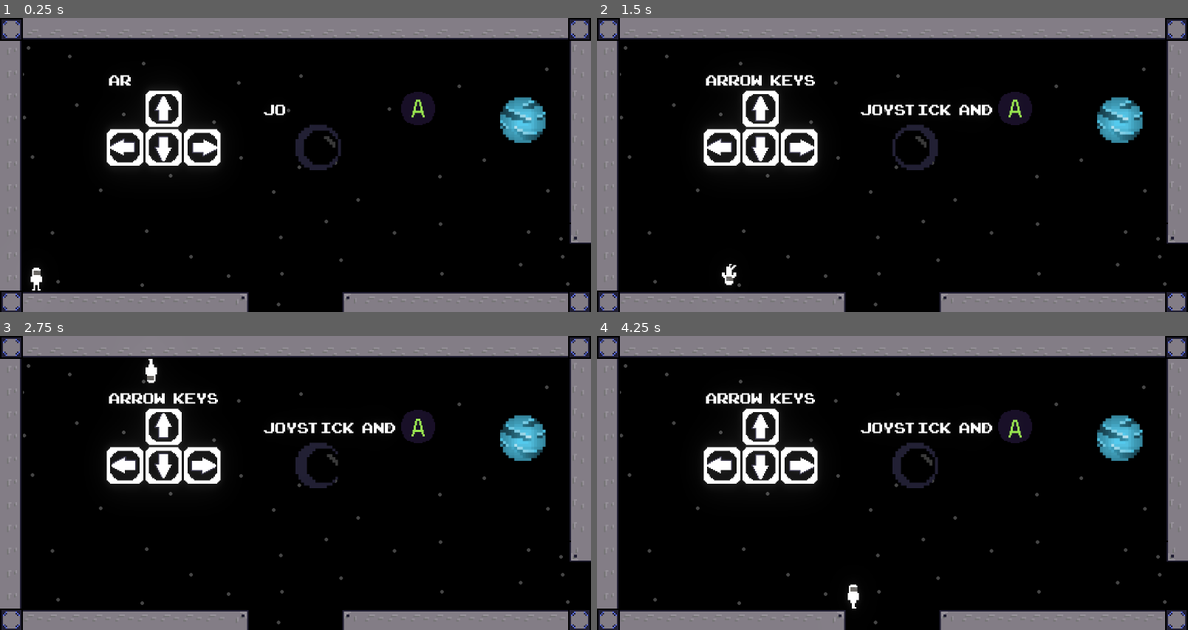
Above: before the commit, frames 1-4 (two rows, left to right).
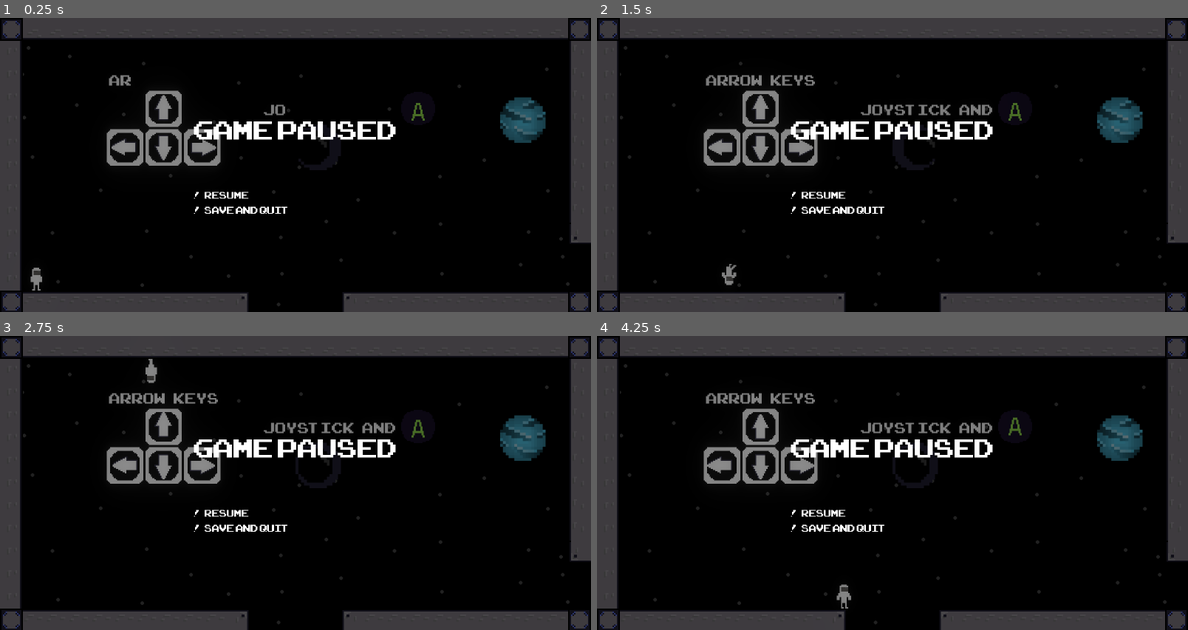
Above: after the commit, the same moments.

Repository: Magoninho/astronaut_game
Game: Godot game, scene res://scenes/level1.tscn
The game is run twice, just before and just after one commit, with the same random seed, the same clock (stepped at 60 frames per second) and the same inputs. This scene is started directly instead of the project's main scene. Sound files missing from this copy of the repository are replaced by a short silence.
Inputs:
- Up to frame 1 (0.25 s): no input
- Up to frame 2 (1.5 s): tap Enter (ui_accept) at 0.5, 0.6, 0.77, 1.07 s; hold Right (ui_right) from 0.53 s (still down); tap Space (invert_gravity) at 1.35 s
- Up to frame 3 (2.75 s): tap Enter (ui_accept) at 1.52, 1.55, 1.82, 2.1 s; release Right (ui_right) at 2.03 s; hold Left (ui_left) from 2.03 s (still down)
- Up to frame 4 (4.25 s): release Left (ui_left) at 2.78 s; hold Right (ui_right) from 2.78 s (still down); tap Space (invert_gravity) at 2.85 s; tap Enter (ui_accept) at 3.02, 3.05, 3.32, 3.6, 3.77, 4.07 s; tap Escape (pause, bound only after the commit) at 4.15 s

The runs differ from the first frame. In frame 1, 24% of the frame differs, in the area x 0-100%, y 0-100%; in frame 2, 24%; in frame 3, 24%; in frame 4, 25%.

Commit message:
menu de pause quase completo

Diff:
--- /dev/null
+++ b/Global.gd
@@ -0,0 +1,6 @@
+extends Node
+
+
+var save_path = "user://save.dat"
+
+var current_level = 1
--- a/project.godot
+++ b/project.godot
@@ -17,8 +17,13 @@
 
 config/name="Another gravity game"
 run/main_scene="res://scenes/menu.tscn"
+config/use_custom_user_dir=true
 boot_splash/bg_color=Color( 0.141176, 0.141176, 0.141176, 1 )
 config/icon="res://icon.png"
+
+[autoload]
+
+Global="*res://Global.gd"
 
 [display]
 
@@ -68,6 +73,17 @@
 "events": [ Object(InputEventJoypadButton,"resource_local_to_scene":false,"resource_name":"","device":0,"button_index":0,"pressure":0.0,"pressed":false,"script":null)
  ]
 }
+save_teste={
+"deadzone": 0.5,
+"events": [ Object(InputEventKey,"resource_local_to_scene":false,"resource_name":"","device":0,"alt":false,"shift":false,"control":false,"meta":false,"command":false,"pressed":false,"scancode":83,"unicode":0,"echo":false,"script":null)
+ ]
+}
+pause={
+"deadzone": 0.5,
+"events": [ Object(InputEventKey,"resource_local_to_scene":false,"resource_name":"","device":0,"alt":false,"shift":false,"control":false,"meta":false,"command":false,"pressed":false,"scancode":16777217,"unicode":0,"echo":false,"script":null)
+, Object(InputEventJoypadButton,"resource_local_to_scene":false,"resource_name":"","device":0,"button_index":11,"pressure":0.0,"pressed":false,"script":null)
+ ]
+}
 
 [rendering]
 
--- /dev/null
+++ b/scenes/Pause.gd
@@ -0,0 +1,7 @@
+extends Control
+
+func _input(event):
+	if Input.is_action_just_pressed("pause"):
+		var pause_state = not get_tree().paused
+		get_tree().paused = pause_state
+		visible = pause_state
--- a/scenes/level1.gd
+++ b/scenes/level1.gd
@@ -2,4 +2,4 @@
 
 
 func _ready():
-	$Control/AnimationPlayer.play("sans")
+	$Controles/AnimationPlayer.play("sans")
--- a/scenes/level1.tscn
+++ b/scenes/level1.tscn
@@ -18,6 +18,7 @@
 [ext_resource path="res://sprites/objects/back.png" type="Texture" id=16]
 [ext_resource path="res://ARCADECLASSIC.TTF" type="DynamicFontData" id=17]
 [ext_resource path="res://scenes/level1.gd" type="Script" id=18]
+[ext_resource path="res://scenes/objetos/Pause.tscn" type="PackedScene" id=19]
 
 [sub_resource type="Environment" id=1]
 background_mode = 4
@@ -51,32 +52,32 @@
 region = Rect2( 240, 0, 60, 85 )
 
 [sub_resource type="AtlasTexture" id=8]
+atlas = ExtResource( 3 )
+region = Rect2( 120, 0, 60, 85 )
+
+[sub_resource type="AtlasTexture" id=9]
+atlas = ExtResource( 3 )
+region = Rect2( 180, 0, 60, 85 )
+
+[sub_resource type="AtlasTexture" id=10]
 atlas = ExtResource( 2 )
 region = Rect2( 0, 0, 60, 85 )
 
-[sub_resource type="AtlasTexture" id=9]
+[sub_resource type="AtlasTexture" id=11]
 atlas = ExtResource( 2 )
 region = Rect2( 60, 0, 60, 85 )
 
-[sub_resource type="AtlasTexture" id=10]
+[sub_resource type="AtlasTexture" id=12]
 atlas = ExtResource( 2 )
 region = Rect2( 120, 0, 60, 85 )
 
-[sub_resource type="AtlasTexture" id=11]
+[sub_resource type="AtlasTexture" id=13]
 atlas = ExtResource( 2 )
 region = Rect2( 180, 0, 60, 85 )
 
-[sub_resource type="AtlasTexture" id=12]
+[sub_resource type="AtlasTexture" id=14]
 atlas = ExtResource( 2 )
 region = Rect2( 240, 0, 60, 85 )
-
-[sub_resource type="AtlasTexture" id=13]
-atlas = ExtResource( 3 )
-region = Rect2( 120, 0, 60, 85 )
-
-[sub_resource type="AtlasTexture" id=14]
-atlas = ExtResource( 3 )
-region = Rect2( 180, 0, 60, 85 )
 
 [sub_resource type="AtlasTexture" id=15]
 atlas = ExtResource( 3 )
@@ -89,15 +90,15 @@
 "name": "idle",
 "speed": 6.0
 }, {
-"frames": [ SubResource( 8 ), SubResource( 9 ), SubResource( 10 ), SubResource( 11 ), SubResource( 12 ) ],
+"frames": [ SubResource( 8 ), SubResource( 9 ) ],
+"loop": true,
+"name": "fall",
+"speed": 5.0
+}, {
+"frames": [ SubResource( 10 ), SubResource( 11 ), SubResource( 12 ), SubResource( 13 ), SubResource( 14 ) ],
 "loop": true,
 "name": "run",
 "speed": 15.0
-}, {
-"frames": [ SubResource( 13 ), SubResource( 14 ) ],
-"loop": true,
-"name": "fall",
-"speed": 5.0
 }, {
 "frames": [ SubResource( 15 ) ],
 "loop": false,
@@ -293,7 +294,7 @@
 z_index = -1
 frames = SubResource( 21 )
 animation = "up"
-frame = 2
+frame = 3
 playing = true
 centered = false
 offset = Vector2( 1310, -100 )
@@ -304,7 +305,7 @@
 z_index = -1
 frames = SubResource( 21 )
 animation = "up"
-frame = 1
+frame = 2
 playing = true
 centered = false
 flip_v = true
@@ -316,6 +317,7 @@
 z_index = -1
 frames = SubResource( 21 )
 animation = "up"
+frame = 1
 playing = true
 centered = false
 flip_v = true
@@ -327,6 +329,7 @@
 z_index = -1
 frames = SubResource( 21 )
 animation = "up"
+frame = 1
 playing = true
 centered = false
 flip_v = true
@@ -338,7 +341,6 @@
 z_index = -1
 frames = SubResource( 36 )
 animation = "xbox"
-frame = 3
 playing = true
 offset = Vector2( 40, -12 )
 
@@ -348,7 +350,7 @@
 z_index = -1
 frames = SubResource( 36 )
 animation = "a"
-frame = 4
+frame = 1
 playing = true
 offset = Vector2( 40, -12 )
 
@@ -372,14 +374,14 @@
 "_edit_lock_": true
 }
 
-[node name="Control" type="Control" parent="."]
+[node name="Controles" type="Control" parent="."]
 margin_right = 40.0
 margin_bottom = 40.0
 __meta__ = {
 "_edit_use_anchors_": false
 }
 
-[node name="arrow" type="RichTextLabel" parent="Control"]
+[node name="arrow" type="RichTextLabel" parent="Controles"]
 margin_left = 384.0
 margin_top = 184.0
 margin_right = 784.0
@@ -392,7 +394,7 @@
 "_edit_use_anchors_": false
 }
 
-[node name="joy" type="RichTextLabel" parent="Control"]
+[node name="joy" type="RichTextLabel" parent="Controles"]
 margin_left = 928.0
 margin_top = 288.0
 margin_right = 1728.0
@@ -405,6 +407,8 @@
 "_edit_use_anchors_": false
 }
 
-[node name="AnimationPlayer" type="AnimationPlayer" parent="Control"]
+[node name="AnimationPlayer" type="AnimationPlayer" parent="Controles"]
 anims/sans = SubResource( 39 )
+
+[node name="Pause" parent="." instance=ExtResource( 19 )]
 [connection signal="body_entered" from="morte" to="Player" method="_on_morte_body_entered"]
--- a/scenes/menu.gd
+++ b/scenes/menu.gd
@@ -8,9 +8,25 @@
 var current_selector = 0
 var go = false
 
+
+"""load game"""
+
+func load_game():
+	var file = File.new()
+	if file.file_exists(Global.save_path):
+		file.open(Global.save_path, File.READ)
+		var player_data = file.get_var()
+		Global.current_level = player_data.level
+		print(player_data.level)
+		get_tree().change_scene("res://scenes/level" + str(player_data.level) + ".tscn")
+		file.close()
+	else:
+		print("nao")
+
 func _ready():
 	get_node("guy/AnimationPlayer").play("flutua")
 	change_selection()
+
 
 
 func accept():
@@ -29,10 +45,7 @@
 
 	""" stuff """
 	if Input.is_action_just_pressed("ui_accept"):
-		if current_selector == 0:
-			accept()
-		else:
-			accept()
+		accept()
 
 
 
@@ -42,20 +55,20 @@
 	quit.text = ""
 
 
-	if current_selector == 0:
+	if current_selector == 0:  # START
 		start.text = "!"
 		continuar.text = ""
 		quit.text = ""
-	elif current_selector == 1:
+	elif current_selector == 1: # CONTINUE
 		start.text = ""
 		continuar.text = "!"
 		quit.text = ""
-	elif current_selector == 2:
+	elif current_selector == 2:  # QUIT
 		start.text = ""
 		continuar.text = ""
 		quit.text = "!"
 
-
+	# Passa pro primeiro e pro último
 	elif current_selector > 2:
 		current_selector = 0
 		start.text = "!"
@@ -75,5 +88,5 @@
 func _on_Timer_timeout():
 	if current_selector == 0:
 		get_tree().change_scene("res://scenes/level1.tscn")
-	else:
-		get_tree().quit()
+	elif current_selector == 1:
+		load_game()
--- a/scenes/menu.tscn
+++ b/scenes/menu.tscn
@@ -58,6 +58,7 @@
 flip_h = true
 flip_v = true
 __meta__ = {
+"_edit_lock_": true,
 "_edit_use_anchors_": false
 }
 
--- /dev/null
+++ b/scenes/objetos/Pause.tscn
@@ -0,0 +1,101 @@
+[gd_scene load_steps=6 format=2]
+
+[ext_resource path="res://scenes/Pause.gd" type="Script" id=1]
+[ext_resource path="res://ARCADECLASSIC.TTF" type="DynamicFontData" id=2]
+
+[sub_resource type="DynamicFont" id=3]
+size = 128
+font_data = ExtResource( 2 )
+
+[sub_resource type="DynamicFont" id=1]
+size = 48
+font_data = ExtResource( 2 )
+
+[sub_resource type="DynamicFont" id=2]
+size = 48
+font_data = ExtResource( 2 )
+
+[node name="Pause" type="CanvasLayer"]
+pause_mode = 2
+layer = 100
+
+[node name="Pause" type="Control" parent="."]
+anchor_right = 1.0
+anchor_bottom = 1.0
+script = ExtResource( 1 )
+__meta__ = {
+"_edit_use_anchors_": false
+}
+
+[node name="overlay" type="ColorRect" parent="Pause"]
+anchor_right = 1.0
+anchor_bottom = 1.0
+color = Color( 0, 0, 0, 0.52549 )
+__meta__ = {
+"_edit_use_anchors_": false
+}
+
+[node name="CenterContainer" type="CenterContainer" parent="Pause"]
+anchor_right = 1.0
+anchor_bottom = 1.0
+__meta__ = {
+"_edit_use_anchors_": false
+}
+
+[node name="vertical" type="VBoxContainer" parent="Pause/CenterContainer"]
+margin_left = 682.0
+margin_top = 333.0
+margin_right = 1398.0
+margin_bottom = 702.0
+__meta__ = {
+"_edit_use_anchors_": false
+}
+
+[node name="title" type="Label" parent="Pause/CenterContainer/vertical"]
+margin_right = 716.0
+margin_bottom = 263.0
+custom_fonts/font = SubResource( 3 )
+text = "game paused
+"
+
+[node name="resume" type="HBoxContainer" parent="Pause/CenterContainer/vertical"]
+margin_top = 267.0
+margin_right = 716.0
+margin_bottom = 316.0
+__meta__ = {
+"_edit_use_anchors_": false
+}
+
+[node name="Selector" type="Label" parent="Pause/CenterContainer/vertical/resume"]
+margin_right = 34.0
+margin_bottom = 49.0
+custom_fonts/font = SubResource( 1 )
+text = "!"
+
+[node name="Text" type="Label" parent="Pause/CenterContainer/vertical/resume"]
+margin_left = 38.0
+margin_right = 194.0
+margin_bottom = 49.0
+custom_fonts/font = SubResource( 2 )
+text = "resume"
+
+[node name="quit" type="HBoxContainer" parent="Pause/CenterContainer/vertical"]
+margin_top = 320.0
+margin_right = 716.0
+margin_bottom = 369.0
+__meta__ = {
+"_edit_use_anchors_": false
+}
+
+[node name="Selector" type="Label" parent="Pause/CenterContainer/vertical/quit"]
+margin_right = 34.0
+margin_bottom = 49.0
+custom_fonts/font = SubResource( 1 )
+text = "!"
+
+[node name="Text" type="Label" parent="Pause/CenterContainer/vertical/quit"]
+margin_left = 38.0
+margin_right = 336.0
+margin_bottom = 49.0
+custom_fonts/font = SubResource( 2 )
+text = "save and quit"
--- a/scripts/Player.gd
+++ b/scripts/Player.gd
@@ -11,10 +11,22 @@
 
 var flip = false
 
+var data = {
+	"level" : Global.current_level
+}
 
 
+func save_game():
+	var file = File.new()
+	file.open(Global.save_path, File.WRITE)
+	file.store_var(data)
+	file.close()
 
 func _process(delta):
+	if Input.is_action_just_pressed("save_teste"):
+		save_game()
+
+
 	if Input.is_action_just_pressed("invert_gravity"):
 		gravity *= -1
 		flip = !flip
Not shown: 1 places in scenes/level1.tscn that only renumber resources
